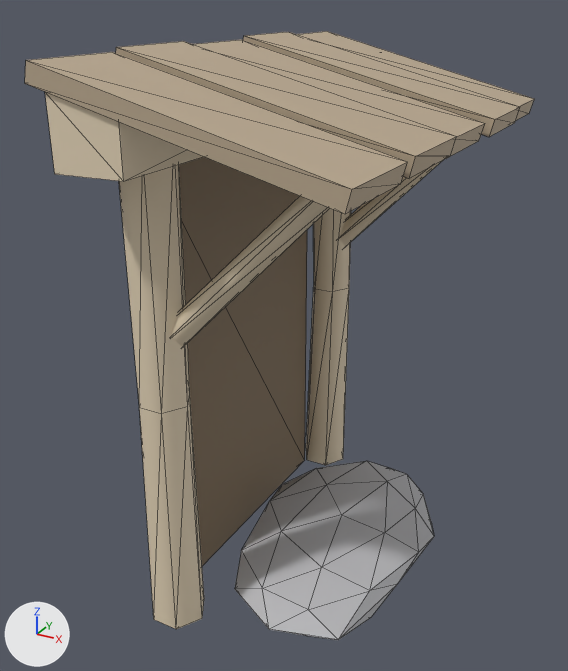
What one commit did to the glTF model assets/models/building/building.door.glb.
The view is the same before and after, from a 50 mm camera at (0.57, -1.228, 1.07) aimed at (-0.079, -0.048, 0.48). The axes (+X, +Y, +Z) are drawn at lower left. The lights are the same throughout. The picture after the commit comes second. Mesh edges are drawn as thin lines. Vertices at exactly the same position are counted once.

Names of what the first picture shows: 'Door', 'Paint', 'PaintDark', 'Stone'.
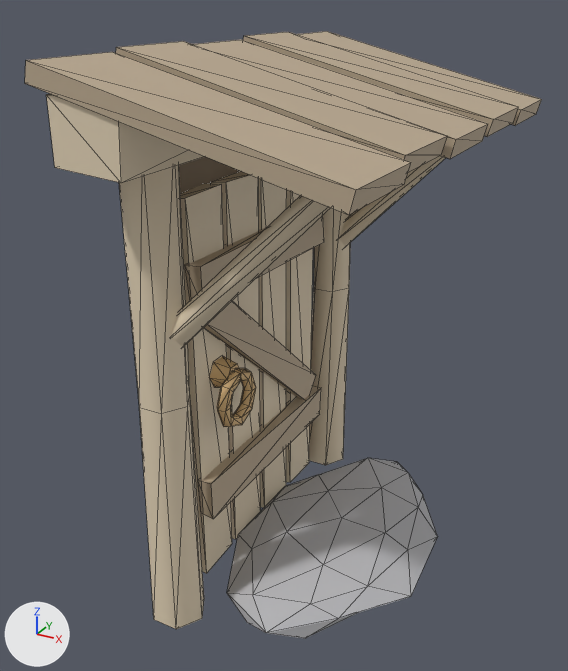
Boxes (x1, y1, x2, y2) around the edits, measured in the pictures (568 x 671 px; the box of a moved part takes in the faces that stretch with it):
```json
{"object": "Paint", "change": "reshaped", "before": [45, 92, 443, 629], "after": [46, 94, 446, 629]}
{"object": "PaintDark", "change": "reshaped", "before": [25, 31, 534, 214], "after": [25, 31, 542, 519], "on screen": "166% taller"}
{"object": "Stone", "change": "reshaped", "before": [235, 461, 434, 640], "after": [227, 458, 438, 639], "on screen": "6% wider"}
{"object": "Bronze", "change": "added", "after": [209, 356, 256, 427], "on screen": "beige"}
{"part": 1, "of": "me_post_1", "change": "rebuilt", "before": [45, 92, 204, 181], "after": [46, 94, 205, 183]}
{"part": 2, "of": "me_post_1", "change": "added", "after": [181, 171, 313, 574], "on screen": "beige"}
{"part": 3, "of": "me_board0", "change": "moved or reshaped", "before": [42, 34, 534, 214], "after": [42, 34, 542, 215]}
{"part": 4, "of": "me_board0", "change": "added", "after": [185, 215, 324, 519], "on screen": "beige"}
{"object": "Door", "change": "unchanged, covered by the edit", "before": [179, 157, 307, 566], "after": [179, 157, 240, 194]}
```

Edits to the scene script, one JSON object a line:
```json
{"op": "add", "block": "mat_bronze", "code": ["mat_bronze = principled_material('Bronze')", "mat_bronze.base_color = (0.72, 0.48, 0.22)  # beige #ddb881", "mat_bronze.roughness = 0.65"]}
{"block": "me_post_1", "where": "# used by ob_paint; location = (0.0, 0.0, 0.0)"}
{"op": "remove", "block": "me_post_1", "code": "me_post_1.from_pydata(...)  # 64 vertices, 108 faces; spans x -0.225..0.163, y -0.442..0.441, z 0.0..0.949"}
{"op": "add", "block": "me_post_1", "code": "me_post_1.from_pydata(...)  # 96 vertices, 156 faces; spans x -0.224..0.163, y -0.44..0.442, z 0.0..0.945"}
{"block": "me_post_1", "change": "me_post_1 part 1: the loose piece of 8 vertices spanning x -0.225..-0.097, y -0.442..0.441, z 0.841..0.949 is rebuilt with 8 vertices and now spans x -0.224..-0.098, y -0.44..0.442, z 0.84..0.945"}
{"block": "me_post_1", "change": "me_post_1 part 2"}
{"block": "me_post_1", "change": "32 vertices are added at x -0.196..-0.154, y -0.225..0.226, z 0.021..0.791"}
{"block": "me_post_1", "change": "48 new faces join them"}
{"block": "me_board0", "where": "# used by ob_paintdark; location = (0.0, 0.0, 0.0)"}
{"op": "remove", "block": "me_board0", "code": "me_board0.from_pydata(...)  # 40 vertices, 60 faces; spans x -0.249..0.236, y -0.445..0.445, z 0.841..0.993"}
{"op": "add", "block": "me_board0", "code": "me_board0.from_pydata(...)  # 64 vertices, 96 faces; spans x -0.249..0.236, y -0.445..0.445, z 0.159..0.993"}
{"block": "me_board0", "change": "me_board0 part 3: 20 vertices moved from x 0.214..0.236, y -0.445..0.445, z 0.841..0.877 to x 0.21..0.236, y -0.445..0.445, z 0.841..0.877"}
{"block": "me_board0", "change": "me_board0 part 4: 24 vertices added at x -0.166..-0.13, y -0.228..0.227, z 0.159..0.661"}
{"block": "me_step", "where": "# used by ob_stone; location = (0.0, 0.0, 0.0)"}
{"op": "remove", "block": "me_step", "code": "me_step.from_pydata(...)  # 42 vertices, 80 faces; spans x -0.167..0.201, y -0.3..0.285, z 0.0..0.082"}
{"op": "add", "block": "me_step", "code": "me_step.from_pydata(...)  # 42 vertices, 80 faces; spans x -0.159..0.221, y -0.31..0.319, z 0.0..0.074"}
{"block": "me_step", "change": "me_step part 5: 41 of 42 vertices moved; they spanned x -0.167..0.201, y -0.3..0.285, z 0.0..0.082 and now span x -0.159..0.221, y -0.31..0.319, z 0.0..0.074; mean shift (0.0, -0.001, -0.001); largest move (0.148, -0.264, 0.03) -> (0.127, -0.217, 0.03)"}
{"op": "add", "block": "me_boss", "code": ["me_boss = bpy.data.meshes.new('Boss')", "me_boss.from_pydata(...)  # 56 vertices, 106 faces; spans x -0.16..-0.1115, y -0.2084..-0.0916, z 0.3266..0.456", "me_boss.materials.append(mat_bronze)  # beige #ddb881"]}
{"op": "add", "block": "ob_bronze", "code": ["ob_bronze = bpy.data.objects.new('Bronze', me_boss)", "ob_bronze.location = (0.0, 0.0, 0.0)"]}
```
